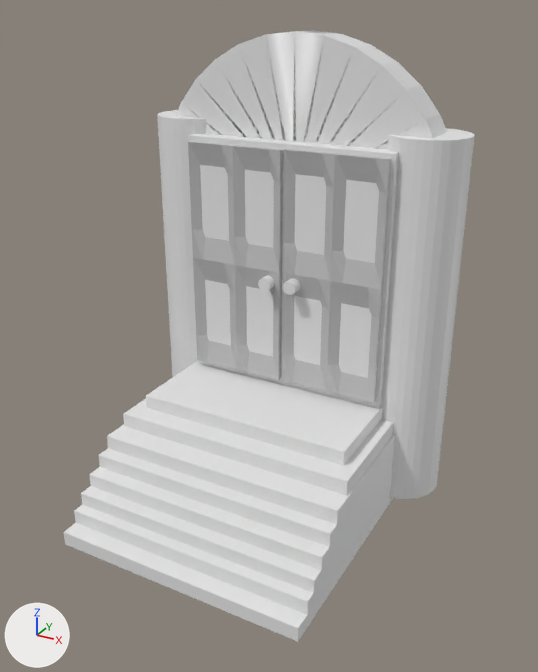
One commit to the COLLADA model game/art/shapes/dummyfrontdoor.dae: the scene before it, then after it.
Both versions are drawn from a 50 mm lens placed at (8.71, -17.01, 9.87), pointed at (0.23, -1.61, 2.17). Lighting does not change. The marker at lower left points along +X, +Y and +Z. Where no turn or scale is listed for an object, it has been applied to the vertices.
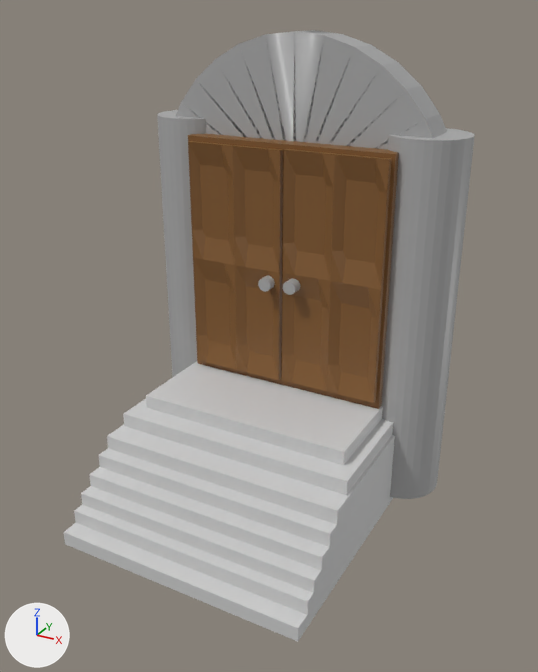
Boxes [x1, y1, x2, y2] around the edits, measured in the pictures (538 x 672 px):
'Cube_003_007', recoloured (white to grey): [63, 361, 445, 642] in both
'Cylinder_002', recoloured: [381, 128, 475, 499] in both
'Circle', recoloured: [176, 30, 447, 149] in both
'Cube_002', recoloured (grey to brown): [188, 134, 399, 409] in both
'Cube_001', recoloured (grey to brown): [282, 149, 392, 403] in both
'Cube_000', recoloured (grey to brown): [188, 141, 283, 380] in both
'Cylinder_003', recoloured: [157, 110, 206, 377] in both
'Cylinder_001', recoloured: [283, 278, 301, 295] in both
'Cylinder', recoloured: [258, 275, 275, 292] in both

Edits to the bpy script that builds the scene:
```text
Add mat_material_001_material:
    mat_material_001_material = principled_material('Material_001-material')
    mat_material_001_material.base_color = (0.64, 0.64, 0.64)  # light grey #d1d1d1
    mat_material_001_material.roughness = 0.44
Add mat_material_002_material:
    mat_material_002_material = principled_material('Material_002-material')
    mat_material_002_material.base_color = (0.225, 0.101, 0.0275)  # brown #82592e
    mat_material_002_material.roughness = 0.44
Add mat_material_006_material_material:
    mat_material_006_material_material = principled_material('Material_006-material-material')
    mat_material_006_material_material.base_color = (0.41, 0.41, 0.41)  # grey #acacac
    mat_material_006_material_material.roughness = 0.44
Change me_circle_mesh:
    where me_circle_mesh.from_pydata(...)  # 128 vertices, 129 faces; spans x -3.95..3.95, y 0.0..1.05, z -3.95..3.95
    add me_circle_mesh.materials.append(mat_material_006_material_material)  # grey #acacac
Change me_cylinder_003_mesh:
    where me_cylinder_003_mesh.from_pydata(...)  # 66 vertices, 96 faces; spans x -1.0..1.0, y -1.0..1.0, z -4.73..4.73
    add me_cylinder_003_mesh.materials.append(mat_material_006_material_material)  # grey #acacac
Change me_cylinder_002_mesh:
    where me_cylinder_002_mesh.from_pydata(...)  # 66 vertices, 96 faces; spans x -1.0..1.0, y -1.0..1.0, z -4.73..4.73
    add me_cylinder_002_mesh.materials.append(mat_material_006_material_material)  # grey #acacac
Change me_cube_005_mesh:
    where me_cube_005_mesh.from_pydata(...)  # 386 vertices, 384 faces; spans x -1.33..1.33, y -1.0..1.0, z -3.08..3.08
    remove me_cube_005_mesh.materials.append(mat_material_006_material)  # grey #bebebe
    add me_cube_005_mesh.materials.append(mat_material_002_material)  # brown #82592e
Change me_cylinder_001_mesh_001:
    where me_cylinder_001_mesh_001.from_pydata(...)  # 66 vertices, 96 faces; spans x -0.178..0.178, y -0.178..0.178, z -0.178..0.178
    add me_cylinder_001_mesh_001.materials.append(mat_material_006_material_material)  # grey #acacac
Change me_cylinder_mesh_001:
    where me_cylinder_mesh_001.from_pydata(...)  # 66 vertices, 96 faces; spans x -0.178..0.178, y -0.178..0.178, z -0.178..0.178
    add me_cylinder_mesh_001.materials.append(mat_material_006_material_material)  # grey #acacac
Change me_cube_002_mesh_001:
    where me_cube_002_mesh_001.from_pydata(...)  # 8 vertices, 6 faces; spans x -2.8..2.8, y -1.0..1.0, z -3.26..3.26
    add me_cube_002_mesh_001.materials.append(mat_material_002_material)  # brown #82592e
Change me_cube_001_mesh_001:
    where me_cube_001_mesh_001.from_pydata(...)  # 386 vertices, 384 faces; spans x -1.33..1.33, y -1.0..1.0, z -3.08..3.08
    remove me_cube_001_mesh_001.materials.append(mat_material_006_material)  # grey #bebebe
    add me_cube_001_mesh_001.materials.append(mat_material_002_material)  # brown #82592e
Change me_cube_003_mesh_008:
    where me_cube_003_mesh_008.from_pydata(...)  # 64 vertices, 48 faces; spans x -3.27..3.27, y -5.28..5.28, z -0.19..2.69
    add me_cube_003_mesh_008.materials.append(mat_material_001_material)  # light grey #d1d1d1
```
